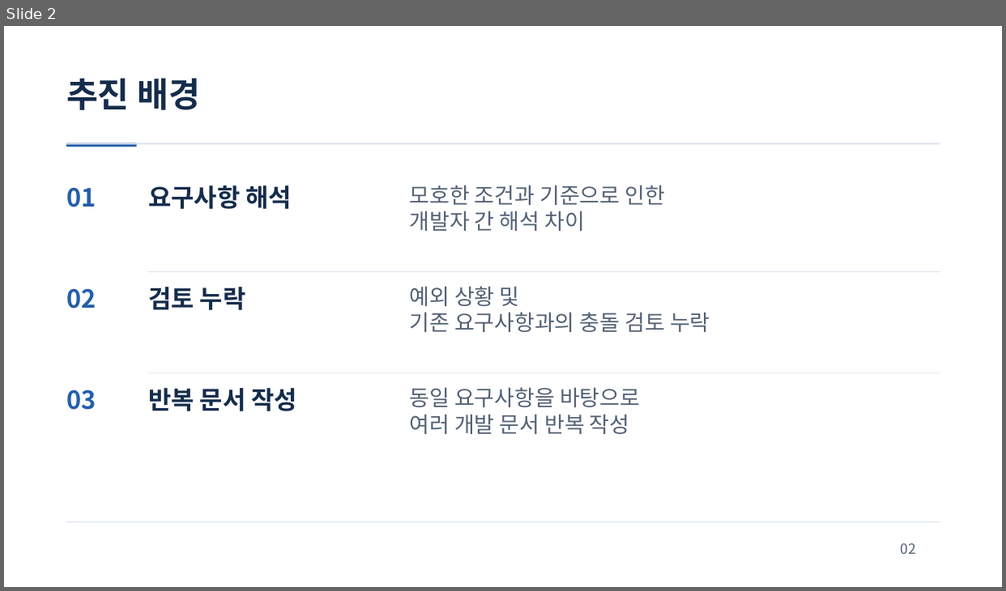
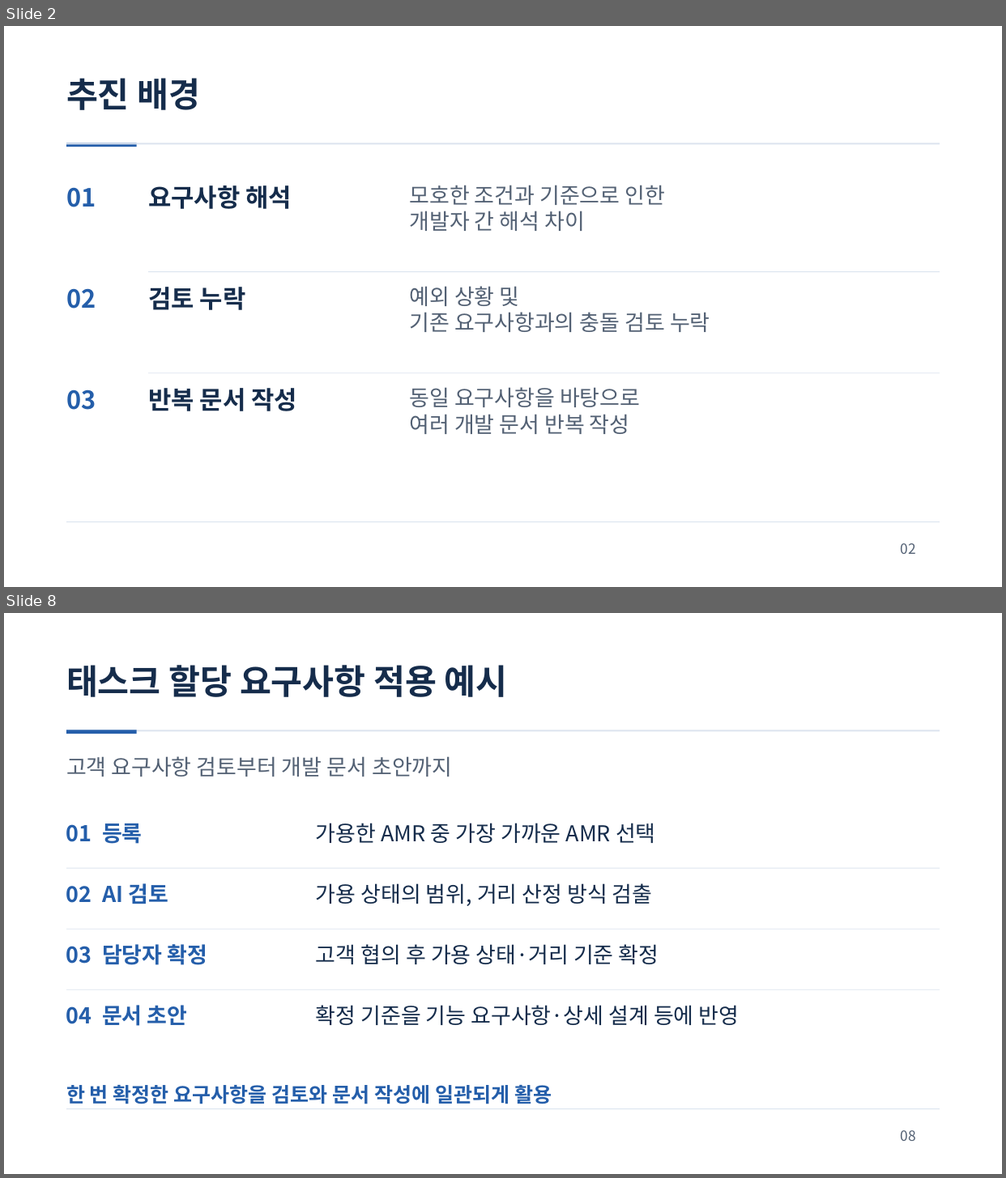
Before and after one commit to jihunhan98/semes-superrookie, a slide deck: docs/presentations/ReqOps_SuperRookie.pptx. Shown one above the other, each under a label of ours: slide 2 before the commit, slides 2 and 8 after it; the slides between them are not shown. The pictures are 1006x591 and 1006x1178 pixels, drawn with LibreOffice and Linux fonts; fonts in the diff are those of the drawing. Boxes give left, top, right and bottom in pixels: in the first picture for what was removed or moved away, otherwise in the second. Text is boxed around its words. In the diff, an @@ line names an element or a change of style, - is before the commit and + after.

```diff
--- a/docs/presentations/ReqOps_SuperRookie.pptx
+++ b/docs/presentations/ReqOps_SuperRookie.pptx
@@ slide 8 added at [4,613,1002,1174], background #FFFFFF @@
@@ text added at [66,665,508,697], 33 pt, text #152C4B, bold @@
+태스크 할당 요구사항 적용 예시
@@ rectangle added at [66,730,940,731], fill #DCE4EF @@
@@ rectangle added at [66,730,137,734], fill #245EAA @@
@@ text added at [66,756,452,777], 21 pt, text #536174 @@
+고객 요구사항 검토부터 개발 문서 초안까지
@@ text added at [66,824,143,844], 21 pt, text #245EAA, bold @@
+01 등록
@@ text added at [316,823,656,843], 21 pt, text #152C4B @@
+가용한 AMR 중 가장 가까운 AMR 선택
@@ rectangle added at [66,868,940,869], fill #DCE4EF @@
@@ text added at [66,884,168,904], 21 pt, text #245EAA, bold @@
+02 AI 검토
@@ text added at [316,884,653,906], 21 pt, text #152C4B @@
+가용 상태의 범위, 거리 산정 방식 검출
@@ rectangle added at [66,929,940,930], fill #DCE4EF @@
@@ text added at [66,944,207,965], 21 pt, text #245EAA, bold @@
+03 담당자 확정
@@ text added at [316,944,659,965], 21 pt, text #152C4B @@
+고객 협의 후 가용 상태·거리 기준 확정
@@ rectangle added at [66,990,940,990], fill #DCE4EF @@
@@ text added at [66,1005,188,1026], 21 pt, text #245EAA, bold @@
+04 문서 초안
@@ text added at [316,1005,739,1025], 21 pt, text #152C4B @@
+확정 기준을 기능 요구사항·상세 설계 등에 반영
@@ text added at [66,1085,552,1105], 19.5 pt, text #245EAA, bold @@
+한 번 확정한 요구사항을 검토와 문서 작성에 일관되게 활용
@@ rectangle added at [66,1109,940,1110], fill #DCE4EF @@
@@ text added at [901,1131,916,1141], 13.5 pt, text #536174 @@
+08
```
Also in this commit, not shown: 7 slides changed, 1 slide removed.
